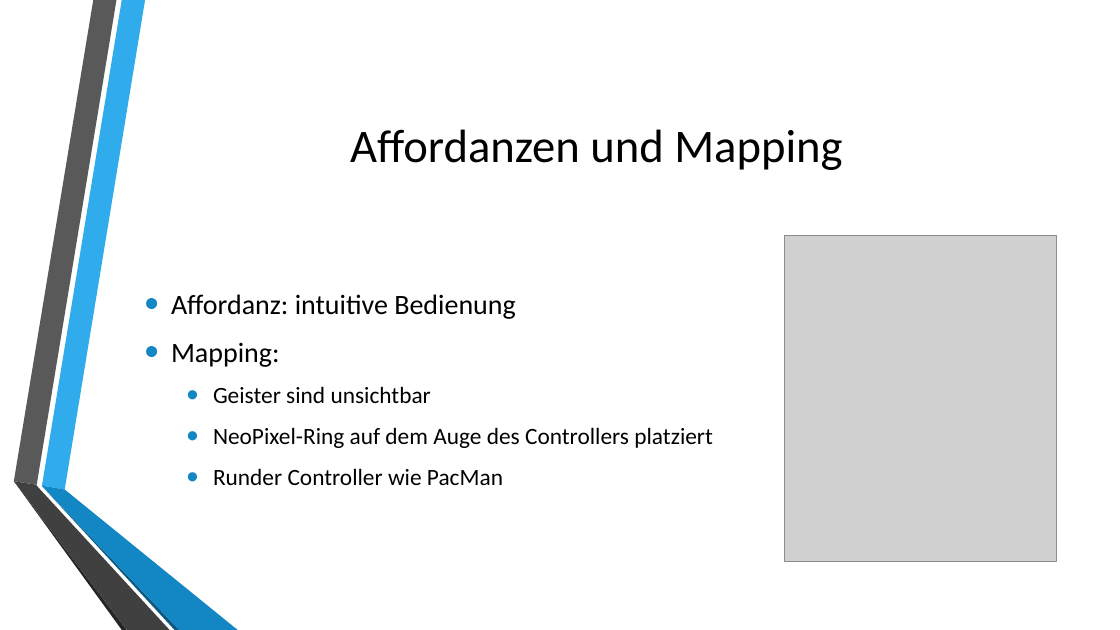
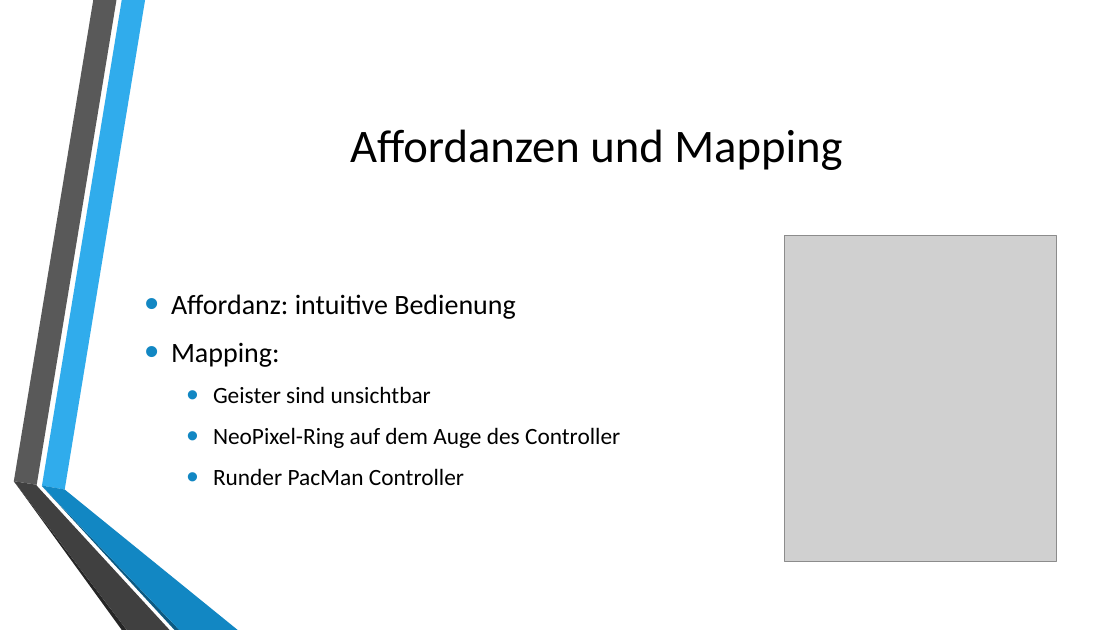
Before and after one commit to SweetyGott/HCIMonster, a slide deck: slide 6 of Projekt/presentation.pptx. Drawn at 1120x630 pixels with LibreOffice and Linux fonts; fonts in the diff are those of the drawing; grey boxes stand for pictures; background and template pictures are left out. Boxes give left, top, right and bottom in pixels: in the first picture for what was removed or moved away, otherwise in the second. Text is boxed around its words. In the diff, an @@ line names an element or a change of style, - is before the commit and + after.

```diff
--- a/Projekt/presentation.pptx
+++ b/Projekt/presentation.pptx
@@ text at [213,427,620,485]: text changed @@
-  • NeoPixel-Ring auf dem Auge des Controllers platziert
-  • Runder Controller wie PacMan
+  • NeoPixel-Ring auf dem Auge des Controller
+  • Runder PacMan Controller
```
Also in this commit, not shown: 5 other slides changed, 4 slides removed.
